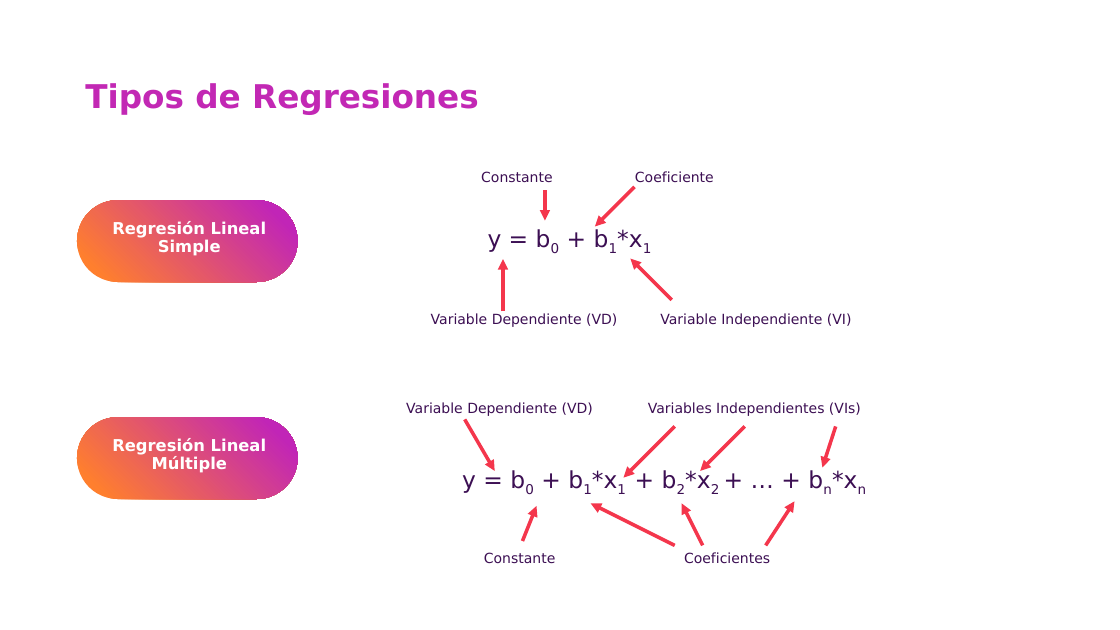
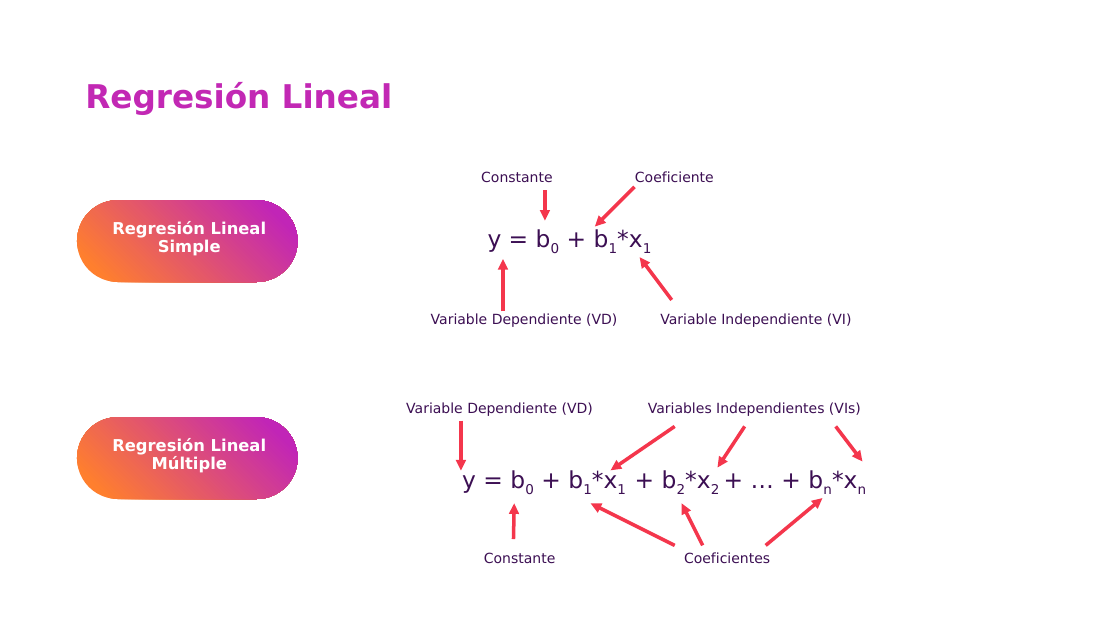
Before and after one commit to csameshiman/Axity_Curso_ML_2023, a slide deck: slide 7 of Diapositivas/Parte 02.Regresión/02_01_Simple_Linear_Regression.pptx. Drawn at 1120x630 pixels with LibreOffice and Linux fonts; fonts in the diff are those of the drawing; background and template pictures are left out. Boxes give left, top, right and bottom in pixels: in the first picture for what was removed or moved away, otherwise in the second. Text is boxed around its words. In the diff, an @@ line names an element or a change of style, - is before the commit and + after.

```diff
--- a/Diapositivas/Parte 02.Regresión/02_01_Simple_Linear_Regression.pptx
+++ b/Diapositivas/Parte 02.Regresión/02_01_Simple_Linear_Regression.pptx
@@ title at (x1=85, y1=82, x2=392, y2=115): text changed @@
-Tipos de Regresiones
+Regresión Lineal
@@ arrow moved from (672, 300) - (631, 259) to (672, 300) - (640, 257) @@
@@ arrow moved from (465, 419) - (495, 471) to (461, 421) - (461, 471) @@
@@ arrow moved from (675, 427) - (623, 478) to (675, 427) - (611, 471) @@
@@ arrow moved from (745, 427) - (701, 471) to (745, 427) - (718, 468) @@
@@ arrow moved from (836, 427) - (823, 468) to (836, 427) - (863, 461) @@
@@ arrow moved from (523, 541) - (537, 506) to (513, 539) - (514, 503) @@
@@ arrow moved from (766, 545) - (795, 502) to (766, 545) - (823, 498) @@
```
Also in this commit, not shown: 5 other slides changed, 4 slides removed.
